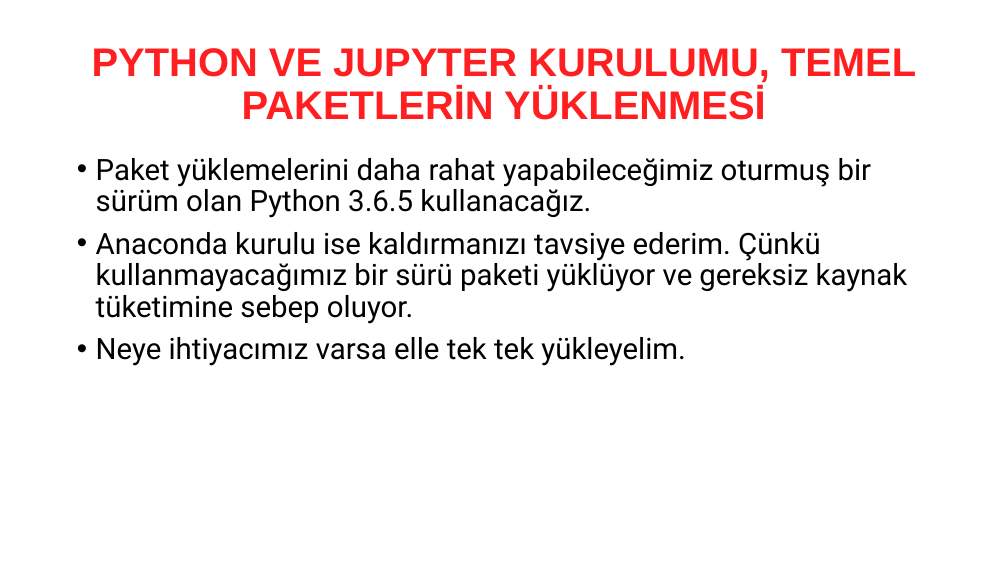
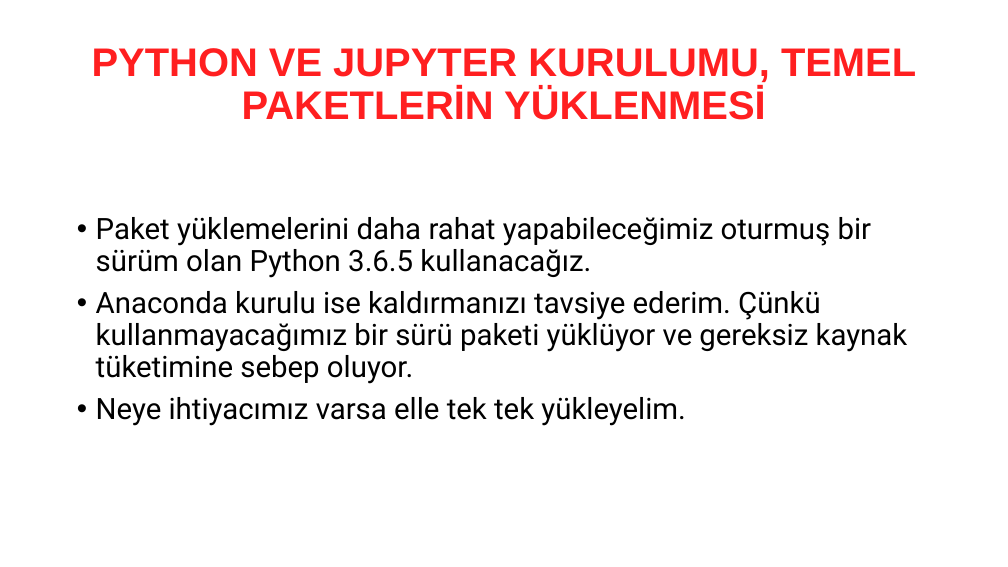
Before and after one commit to MustafaErenSonkaya/machine-learning-with-python-101, a slide deck: slide 2 of presentations/07. Kod geliştirme ortamının kurulması.pptx. Drawn at 1008x567 pixels with LibreOffice and Linux fonts; fonts in the diff are those of the drawing. Boxes give left, top, right and bottom in pixels: in the first picture for what was removed or moved away, otherwise in the second. Text is boxed around its words. In the diff, an @@ line names an element or a change of style, - is before the commit and + after.

```diff
--- a/presentations/07. Kod geliştirme ortamının kurulması.pptx
+++ b/presentations/07. Kod geliştirme ortamının kurulması.pptx
@@ text "Paket yüklemelerini daha rahat yapabileceğimiz ...": place and size @@
-text "Paket yüklemelerini daha rahat yapabileceğimiz ..." at (96, 158, 908, 366)
+text "Paket yüklemelerini daha rahat yapabileceğimiz ..." at (96, 217, 908, 426)
```
Also in this commit, not shown: 10 slides added, 52 other files.
